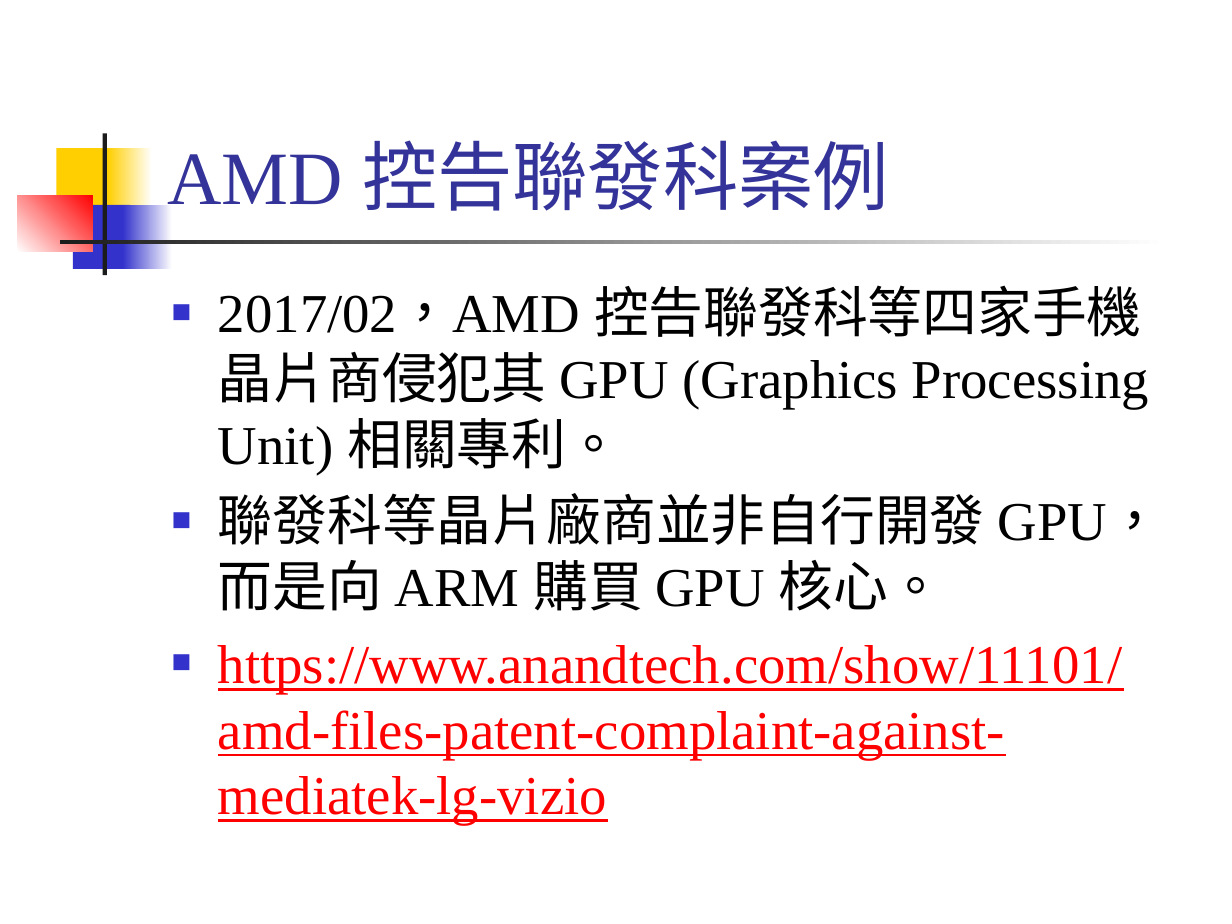
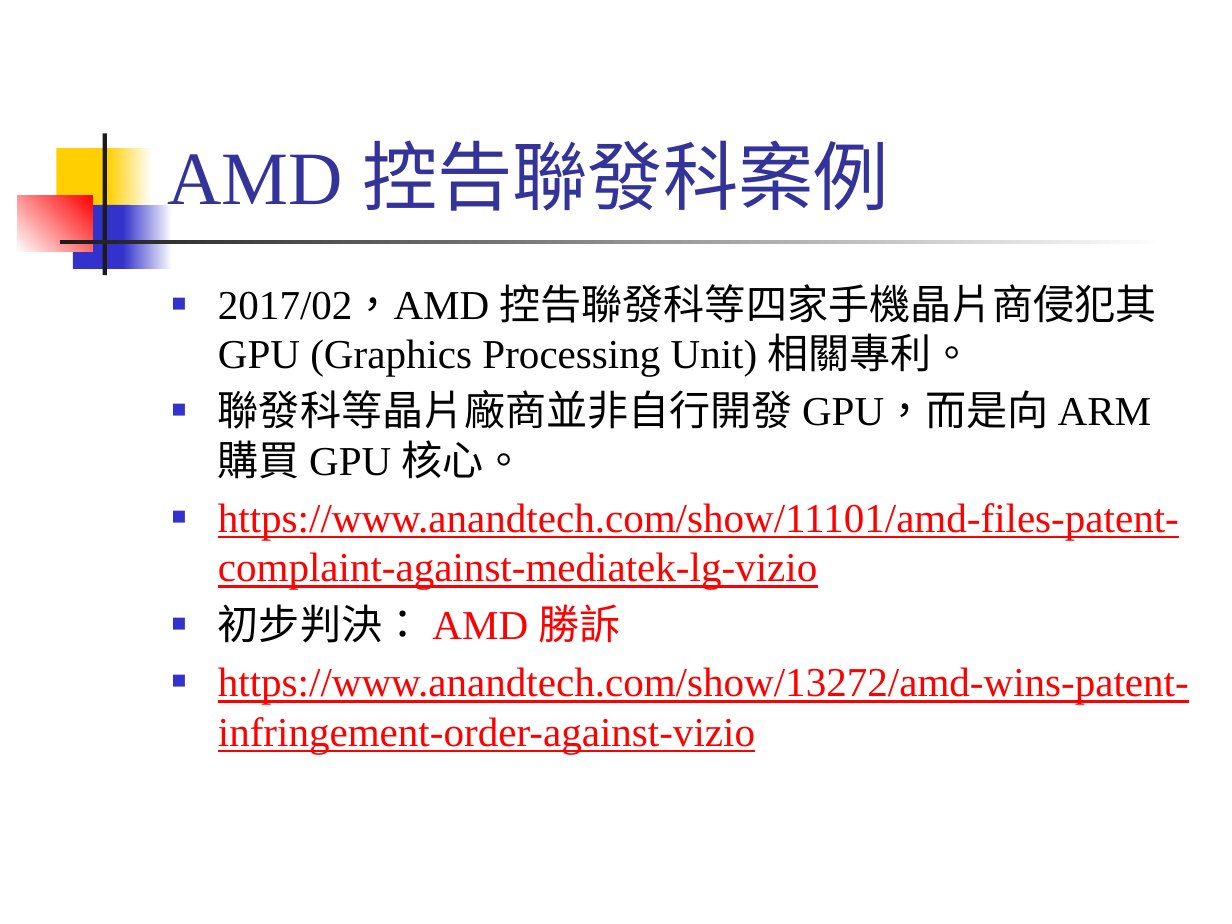
Before and after one commit to CGUSystemCourses/Patent-2018, a slide deck: slide 16 of lec01-patent_intro.pptx. Drawn at 1232x924 pixels with LibreOffice and Linux fonts; fonts in the diff are those of the drawing. Boxes give left, top, right and bottom in pixels: in the first picture for what was removed or moved away, otherwise in the second. Text is boxed around its words. In the diff, an @@ line names an element or a change of style, - is before the commit and + after.

```diff
--- a/lec01-patent_intro.pptx
+++ b/lec01-patent_intro.pptx
@@ text at <box>218,284,1179,589</box>: size 32 to 24 pt in "2017/02，AMD 控告聯發科等四家手機晶片商侵犯其 GPU (Graphics Processing Unit)  ...", "聯發科等晶片廠商並非自行開發 GPU，而是向 ARM 購買 GPU 核心。", "https://www.anandtech.com/show/11101/amd-files-patent-compla ..."; less space between paragraphs @@
@@ text at <box>218,604,1189,754</box>: paragraphs added @@
+■ 初步判決： AMD 勝訴
+■ https://www.anandtech.com/show/13272/amd-wins-patent-infringement-order-against-vizio
```
Also in this commit, not shown: 1 other slide changed, 1 other file.
